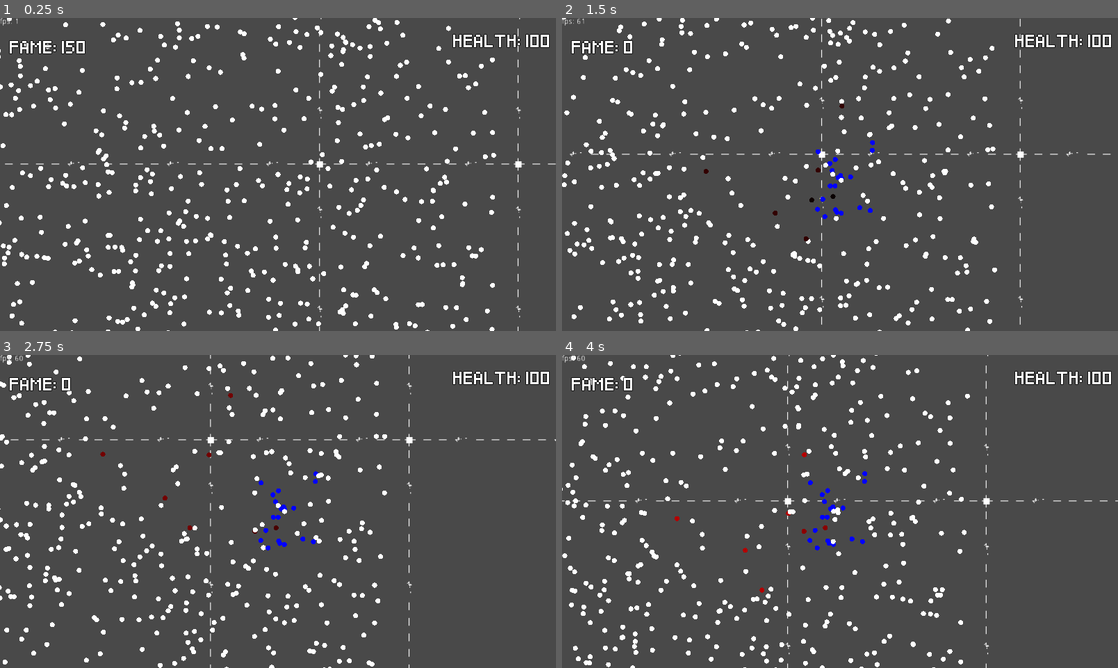
Above: before the commit, frames 1-4 (two rows, left to right).
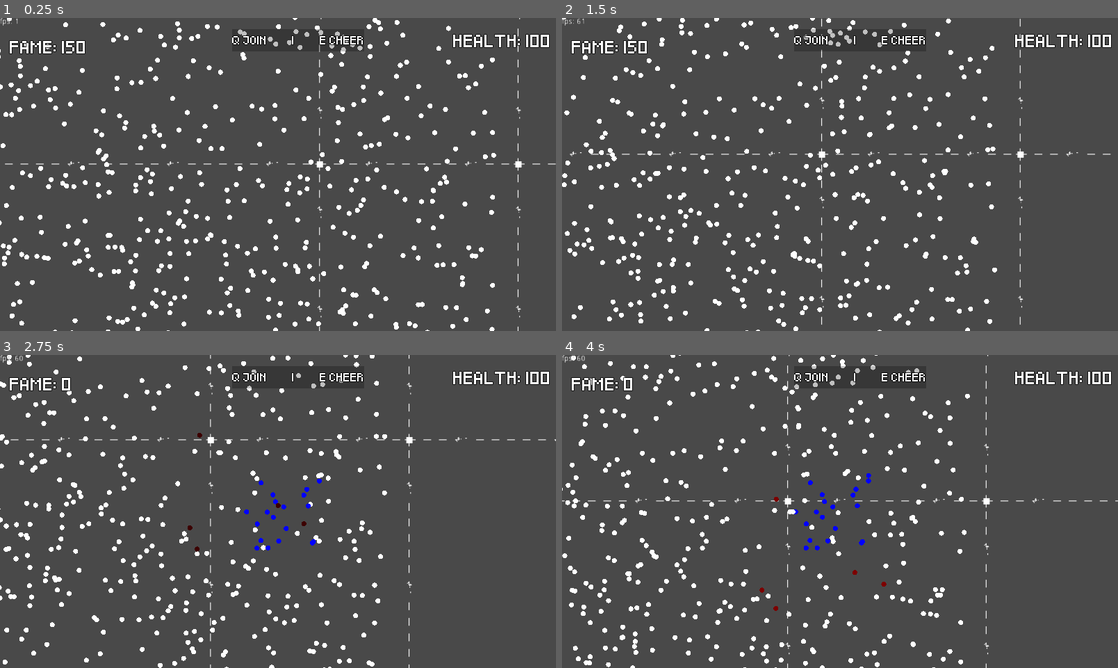
Above: after the commit, the same moments.

Repository: EliasVincent/perestroika
Game: Godot game, scene res://scenes/tests/Main.tscn
Same seed, same stepped clock (60 frames per second), same inputs: the game is played once before the commit and once after it.
Inputs:
- Up to frame 1 (0.25 s): no input
- Up to frame 2 (1.5 s): tap Enter (action, bound only before the commit) at 0.5, 0.6 s; hold D (right) 0.53-1.28 s; tap E (cheer, bound only after the commit) at 0.8, 1.35 s; hold S (down) from 1.28 s (still down)
- Up to frame 3 (2.75 s): tap Q (join, bound only after the commit) at 1.55, 2.1 s; release S (down) at 2.03 s; hold D (right) from 2.03 s (still down); tap Enter (action, bound only before the commit) at 2.3 s
- Up to frame 4 (4 s): release D (right) at 2.78 s; hold W (up) 2.78-3.53 s; tap Enter (action, bound only before the commit) at 2.85 s; tap E (cheer, bound only after the commit) at 3.05, 3.6 s; hold A (left) from 3.53 s (still down); tap Q (join, bound only after the commit) at 3.8 s

The runs differ from the first frame. In frame 1, 0.5% of the frame differs, in the area x 41-66%, y 3-51%; in frame 2, 1.2%, in the area x 11-66%, y 3-72%; in frame 3, 1.0%; in frame 4, 1.1%.

Commit message:
changed death animation and button layout

Diff:
--- a/project.godot
+++ b/project.godot
@@ -70,9 +70,9 @@
 "events": [ Object(InputEventKey,"resource_local_to_scene":false,"resource_name":"","device":0,"alt":false,"shift":false,"control":false,"meta":false,"command":false,"pressed":false,"scancode":16777245,"unicode":0,"echo":false,"script":null)
  ]
 }
-action={
+join={
 "deadzone": 0.5,
-"events": [ Object(InputEventKey,"resource_local_to_scene":false,"resource_name":"","device":0,"alt":false,"shift":false,"control":false,"meta":false,"command":false,"pressed":false,"scancode":16777221,"unicode":0,"echo":false,"script":null)
+"events": [ Object(InputEventKey,"resource_local_to_scene":false,"resource_name":"","device":0,"alt":false,"shift":false,"control":false,"meta":false,"command":false,"pressed":false,"scancode":81,"unicode":0,"echo":false,"script":null)
  ]
 }
 fame-cheat={
@@ -85,6 +85,11 @@
 "events": [ Object(InputEventKey,"resource_local_to_scene":false,"resource_name":"","device":0,"alt":false,"shift":false,"control":false,"meta":false,"command":false,"pressed":false,"scancode":16777247,"unicode":0,"echo":false,"script":null)
  ]
 }
+cheer={
+"deadzone": 0.5,
+"events": [ Object(InputEventKey,"resource_local_to_scene":false,"resource_name":"","device":0,"alt":false,"shift":false,"control":false,"meta":false,"command":false,"pressed":false,"scancode":69,"unicode":0,"echo":false,"script":null)
+ ]
+}
 
 [rendering]
 
--- a/scenes/effects/PlayerDeathParticles.tscn
+++ b/scenes/effects/PlayerDeathParticles.tscn
@@ -1,27 +1,21 @@
-[gd_scene load_steps=3 format=2]
+[gd_scene load_steps=2 format=2]
 
-[sub_resource type="Curve" id=1]
-min_value = -200.0
-max_value = 200.0
-_data = [ Vector2( 0, 40.4545 ), 0.0, 0.0, 0, 0, Vector2( 1, 0.454559 ), 0.0, 0.0, 0, 0 ]
-
-[sub_resource type="Gradient" id=2]
-offsets = PoolRealArray( 0, 0.0254237, 1 )
-colors = PoolColorArray( 0, 0, 0, 1, 1, 1, 1, 1, 0.305882, 1, 0, 0 )
+[sub_resource type="Gradient" id=1]
+offsets = PoolRealArray( 0, 0.805085, 1 )
+colors = PoolColorArray( 1, 0, 0, 1, 1, 0, 0, 1, 1, 0, 0, 0.0509804 )
 
 [node name="PlayerDeathParticles" type="CPUParticles2D"]
 position = Vector2( -0.184036, 0 )
-scale = Vector2( 2, 2 )
-amount = 60
+scale = Vector2( 4, 4 )
+amount = 120
 explosiveness = 1.0
-randomness = 0.05
 emission_shape = 2
-emission_rect_extents = Vector2( 5, 5 )
+emission_rect_extents = Vector2( 10, 10 )
 direction = Vector2( 0, 0 )
 spread = 180.0
 gravity = Vector2( 0, 0 )
-initial_velocity = 40.0
+initial_velocity = 180.0
 initial_velocity_random = 1.0
-angular_velocity = 0.82
-linear_accel_curve = SubResource( 1 )
-color_ramp = SubResource( 2 )
+linear_accel = 100.0
+scale_amount = 5.0
+color_ramp = SubResource( 1 )
--- a/scenes/tests/Main.tscn
+++ b/scenes/tests/Main.tscn
@@ -7,29 +7,24 @@
 [ext_resource path="res://tilesets/streets_tileset.tres" type="TileSet" id=5]
 [ext_resource path="res://sounds/PlayerDeath.wav" type="AudioStream" id=6]
 [ext_resource path="res://scenes/UI/fame_label.tscn" type="PackedScene" id=7]
+[ext_resource path="res://Pixeled.ttf" type="DynamicFontData" id=8]
+
+[sub_resource type="DynamicFont" id=2]
+size = 13
+outline_size = 1
+outline_color = Color( 0, 0, 0, 1 )
+font_data = ExtResource( 8 )
 
 [sub_resource type="Animation" id=1]
 resource_name = "player_death"
 length = 3.0
-tracks/0/type = "value"
-tracks/0/path = NodePath("Player:modulate")
+tracks/0/type = "method"
+tracks/0/path = NodePath(".")
 tracks/0/interp = 1
 tracks/0/loop_wrap = true
 tracks/0/imported = false
-tracks/0/enabled = false
+tracks/0/enabled = true
 tracks/0/keys = {
-"times": PoolRealArray( 0, 1 ),
-"transitions": PoolRealArray( 1, 1 ),
-"update": 0,
-"values": [ Color( 1, 1, 1, 1 ), Color( 1, 1, 1, 0 ) ]
-}
-tracks/1/type = "method"
-tracks/1/path = NodePath(".")
-tracks/1/interp = 1
-tracks/1/loop_wrap = true
-tracks/1/imported = false
-tracks/1/enabled = true
-tracks/1/keys = {
 "times": PoolRealArray( 0, 3 ),
 "transitions": PoolRealArray( 1, 1 ),
 "values": [ {
@@ -40,27 +35,63 @@
 "method": "playerDeath"
 } ]
 }
-tracks/2/type = "audio"
-tracks/2/path = NodePath("PlayerDeathAudioPlayer")
+tracks/1/type = "audio"
+tracks/1/path = NodePath("PlayerDeathAudioPlayer")
+tracks/1/interp = 1
+tracks/1/loop_wrap = true
+tracks/1/imported = false
+tracks/1/enabled = true
+tracks/1/keys = {
+"clips": [  ],
+"times": PoolRealArray(  )
+}
+tracks/2/type = "value"
+tracks/2/path = NodePath("PlayerDeathAudioPlayer:playing")
 tracks/2/interp = 1
 tracks/2/loop_wrap = true
 tracks/2/imported = false
 tracks/2/enabled = true
 tracks/2/keys = {
-"clips": [  ],
-"times": PoolRealArray(  )
+"times": PoolRealArray( 0 ),
+"transitions": PoolRealArray( 1 ),
+"update": 1,
+"values": [ true ]
 }
 tracks/3/type = "value"
-tracks/3/path = NodePath("PlayerDeathAudioPlayer:playing")
+tracks/3/path = NodePath("Player/Sprite:modulate")
 tracks/3/interp = 1
 tracks/3/loop_wrap = true
 tracks/3/imported = false
 tracks/3/enabled = true
 tracks/3/keys = {
+"times": PoolRealArray( 0, 0.5 ),
+"transitions": PoolRealArray( 1, 1 ),
+"update": 0,
+"values": [ Color( 1, 1, 1, 1 ), Color( 1, 1, 1, 0 ) ]
+}
+tracks/4/type = "value"
+tracks/4/path = NodePath("CanvasLayer/ColorRect:visible")
+tracks/4/interp = 1
+tracks/4/loop_wrap = true
+tracks/4/imported = false
+tracks/4/enabled = true
+tracks/4/keys = {
 "times": PoolRealArray( 0 ),
 "transitions": PoolRealArray( 1 ),
 "update": 1,
 "values": [ true ]
+}
+tracks/5/type = "value"
+tracks/5/path = NodePath("CanvasLayer/ColorRect:modulate")
+tracks/5/interp = 1
+tracks/5/loop_wrap = true
+tracks/5/imported = false
+tracks/5/enabled = true
+tracks/5/keys = {
+"times": PoolRealArray( 0, 1, 3 ),
+"transitions": PoolRealArray( 1, 1, 1 ),
+"update": 0,
+"values": [ Color( 1, 1, 1, 0 ), Color( 1, 1, 1, 0 ), Color( 1, 1, 1, 1 ) ]
 }
 
 [node name="Main" type="Node2D"]
@@ -78,6 +109,35 @@
 margin_right = 164.853
 margin_bottom = 79.3162
 
+[node name="ColorRect" type="ColorRect" parent="CanvasLayer"]
+visible = false
+margin_left = -5.16943
+margin_top = -2.58472
+margin_right = 1029.83
+margin_bottom = 586.415
+color = Color( 0, 0, 0, 1 )
+__meta__ = {
+"_edit_use_anchors_": false
+}
+
+[node name="RichTextLabel" type="RichTextLabel" parent="CanvasLayer"]
+margin_left = 426.631
+margin_top = 20.7076
+margin_right = 816.631
+margin_bottom = 125.708
+custom_fonts/normal_font = SubResource( 2 )
+text = "Q JOIN		 |		 E CHEER"
+__meta__ = {
+"_edit_use_anchors_": false
+}
+
+[node name="ColorRect" type="ColorRect" parent="CanvasLayer/RichTextLabel"]
+modulate = Color( 1, 1, 1, 0.247059 )
+show_behind_parent = true
+margin_right = 244.0
+margin_bottom = 40.0
+color = Color( 0, 0, 0, 1 )
+
 [node name="Enemies" type="Node" parent="."]
 
 [node name="TileMap" type="TileMap" parent="."]
@@ -89,6 +149,9 @@
 
 [node name="Player" parent="." instance=ExtResource( 4 )]
 
+[node name="Sprite" parent="Player" index="1"]
+modulate = Color( 1, 1, 1, 0 )
+
 [node name="AnimationPlayer" type="AnimationPlayer" parent="."]
 anims/player_death = SubResource( 1 )
 
--- a/scenes/tests/Player.tscn
+++ b/scenes/tests/Player.tscn
@@ -36,10 +36,9 @@
 [node name="RecruitAudioPlayer" type="AudioStreamPlayer" parent="."]
 stream = ExtResource( 3 )
 
+[node name="Timer" type="Timer" parent="."]
+
 [node name="PlayerDeathParticles" parent="." instance=ExtResource( 4 )]
 emitting = false
 one_shot = true
-scale_amount = 5.0
-
-[node name="Timer" type="Timer" parent="."]
 [connection signal="timeout" from="Timer" to="." method="_on_Timer_timeout"]
--- a/scenes/tests/PlayerBehaviour.gd
+++ b/scenes/tests/PlayerBehaviour.gd
@@ -46,7 +46,7 @@
 		velocity.x = SPEED
 
 	#JOIN ABILITY
-	if Input.is_action_just_pressed("action") and PlayerData.FAME > 149:
+	if Input.is_action_just_pressed("join") and PlayerData.FAME > 149:
 		PlayerData.FAME -= 150
 		$RecruitAudioPlayer.play()
 		var enemyList = getAllEnemiesInRadius(100)
@@ -57,6 +57,10 @@
 					i.currentState = i.State.DEFEND
 				elif randNum < 4:
 					i.mad = true
+
+	#CHEER ABILITY
+	if Input.is_action_just_pressed("cheer"):
+		print("cheer pressed")
 
 	# CHEATS, DELETE BEFORE RELEASE
 	if Input.is_action_just_pressed("fame-cheat"):
Not shown: 1 places in scenes/tests/Main.tscn that only renumber resources
